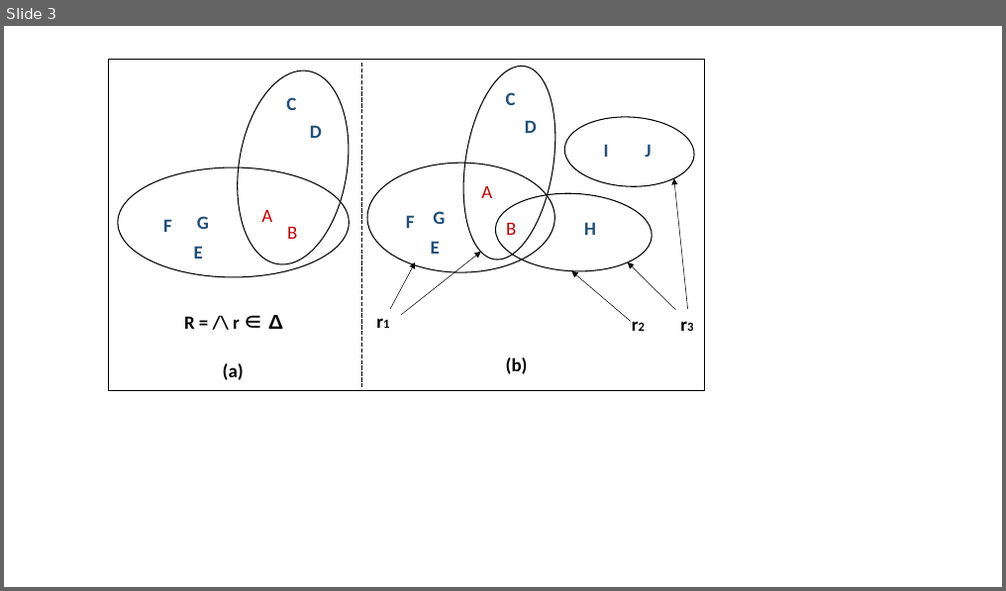
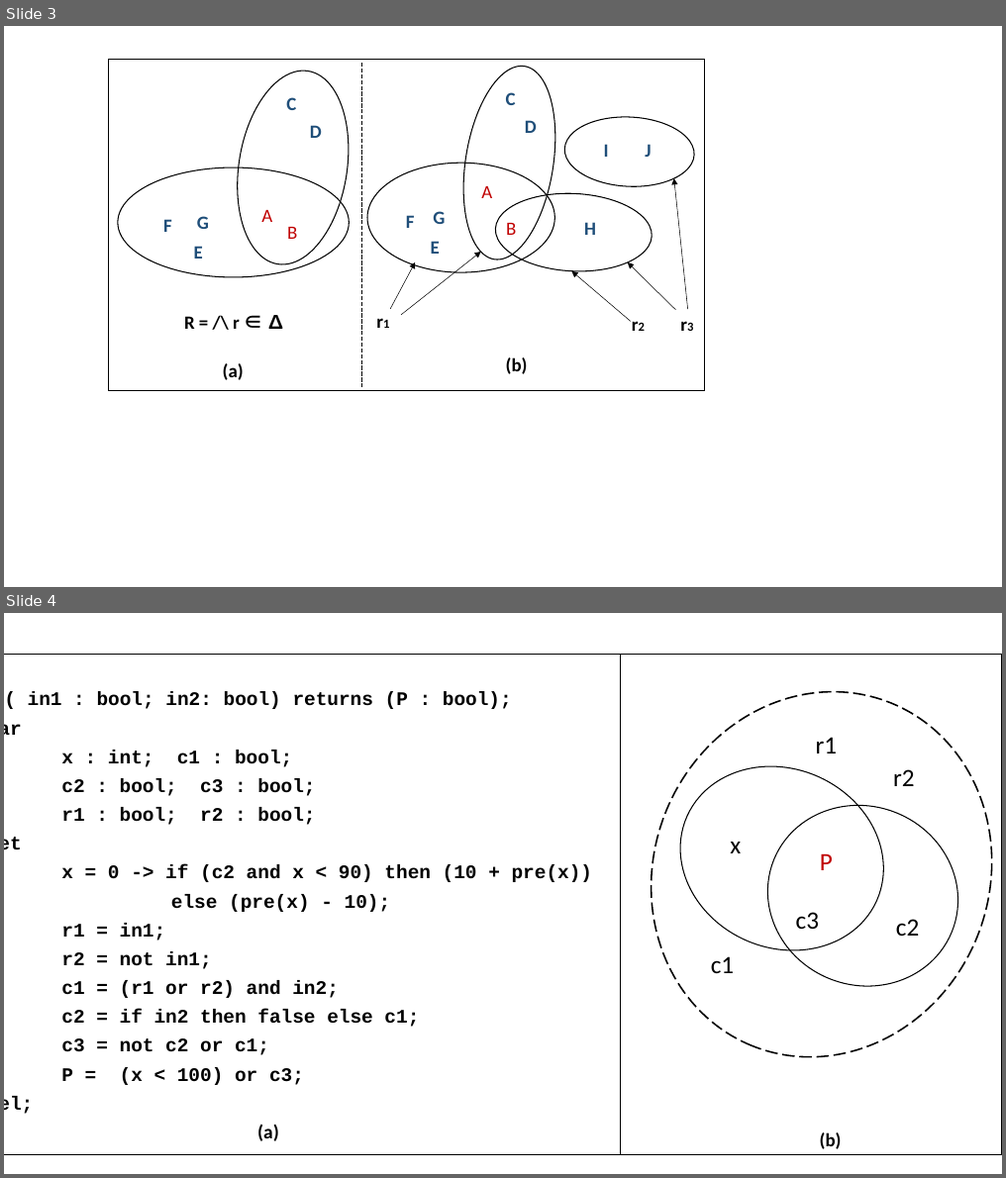
Before and after one commit to elaghs/Working, a slide deck: completeness/completeness_TEX/figs/figs.pptx. Shown one above the other, each under a label of ours: slide 3 before the commit, slides 3 and 4 after it. The pictures are 1006x591 and 1006x1178 pixels, drawn with LibreOffice and Linux fonts; fonts in the diff are those of the drawing. Boxes give left, top, right and bottom in pixels: in the first picture for what was removed or moved away, otherwise in the second. Text is boxed around its words. In the diff, an @@ line names an element or a change of style, - is before the commit and + after.

```diff
--- a/completeness/completeness_TEX/figs/figs.pptx
+++ b/completeness/completeness_TEX/figs/figs.pptx
@@ slide 4 added at <box>4,613,1002,1174</box>, background #FFFFFF @@
@@ ellipse added at <box>597,640,1002,1109</box>, outline #000000 1.5 pt dashed @@
@@ text added at <box>4,655,620,1156</box>, outline #000000 0.75 pt, 18.5 pt, text #000000, bold @@
+node top( in1 : bool; in2: bool) returns (P : bool);
+var
+x : int; c1 : bool;
+c2 : bool; c3 : bool;
+r1 : bool; r2 : bool;
+let
+x = 0 -> if (c2 and x < 90) then (10 + pre(x))
+else (pre(x) - 10);
+r1 = in1;
+r2 = not in1;
+c1 = (r1 or r2) and in2;
+c2 = if in2 then false else c1;
+c3 = not c2 or c1;
+P = (x < 100) or c3;
+tel;
+(a)
@@ rectangle added at <box>621,655,1002,1156</box>, outline #000000 1 pt @@
@@ ellipse added at <box>651,735,913,982</box>, outline #000000 1 pt @@
@@ text added at <box>816,737,838,754</box>, 24 pt, text #000000 @@
+r1
@@ ellipse added at <box>741,777,986,1015</box>, outline #000000 1 pt @@
@@ text added at <box>893,769,915,786</box>, 24 pt, text #000000 @@
+r2
@@ text added at <box>730,842,741,854</box>, 24 pt, text #000000 @@
+x
@@ text added at <box>820,854,833,870</box>, 24 pt, text #C00000 @@
+P
@@ text added at <box>796,912,819,929</box>, 24 pt, text #000000 @@
+c3
@@ text added at <box>896,919,919,936</box>, 24 pt, text #000000 @@
+c2
@@ text added at <box>711,957,734,973</box>, 24 pt, text #000000 @@
+c1
@@ text added at <box>820,1133,842,1150</box>, 18 pt, text #000000, bold @@
+(b)
```
Also in this commit, not shown: 16 other files.
